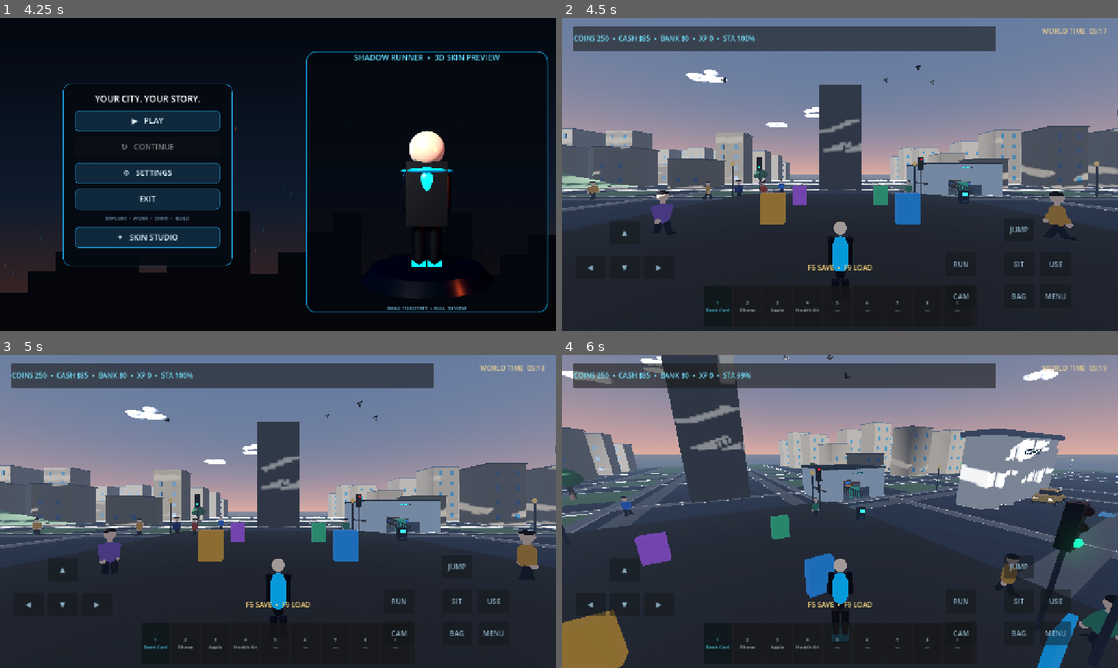
Above: before the commit, frames 1-4 (two rows, left to right).
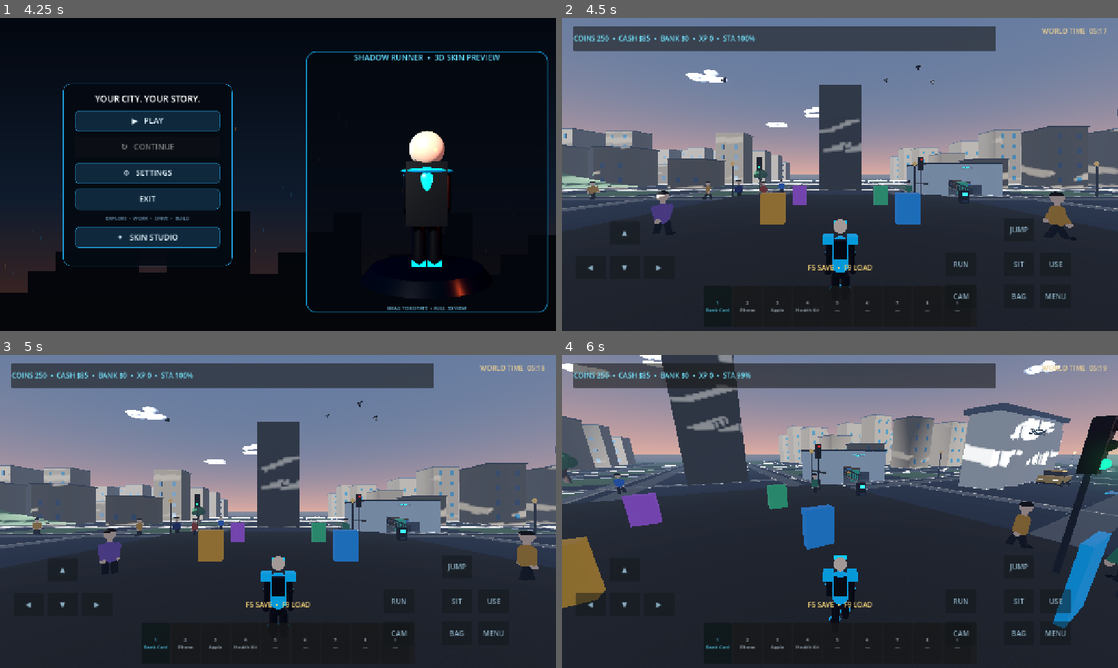
Above: after the commit, the same moments.

Repository: arezosaleh040-wq/Stickman
Game: Godot game, scene res://scenes/main.tscn
The game is run twice, just before and just after one commit, with the same random seed, the same clock (stepped at 60 frames per second) and the same inputs.
Inputs (mouse positions are in pixels of both pictures, inside the frame that each line leads up to):
- Up to frame 1 (4.25 s): click "▲" at 0.5 s; click "✦ SKIN STUDIO" at 1.25 s; click "◀" at 2 s; click "▶" at 2.75 s; click "BACK TO MAIN MENU" at 3.5 s
- Up to frame 2 (4.5 s): click "▶ PLAY" at 4.25 s
- Up to frame 3 (5 s): no input
- Up to frame 4 (6 s): tap Enter at 5 s; move the mouse to (867, 511) at 5.02 s; hold Ctrl (crouch) 5.03-5.78 s; hold W (move_forward) from 5.03 s (still down); click (867, 511) at 5.17 s; tap Space (jump) at 5.27, 5.57 s; tap Shift (sprint) at 5.3, 5.85 s; move the mouse to (812, 511) at 5.77 s

Frame 1 is identical in both runs. In frame 2, 0.6% of the frame differs, in the area x 0-100%, y 16-87%; in frame 3, 0.6%; in frame 4, 27%, in the area x 0-100%, y 0-100%.
Error before the commit: Invalid call. Nonexistent 'float' constructor. (res://scripts/player.gd:309)
Error after the commit: Invalid call. Nonexistent 'float' constructor. (res://scripts/player.gd:371)

Commit message:
Improve articulated character locomotion and jumping

Diff:
--- a/scripts/player.gd
+++ b/scripts/player.gd
@@ -33,7 +33,11 @@
 var settings_config := ConfigFile.new()
 var stamina := 100.0
 var visual_root: Node3D
-var limbs: Array[Node3D] = []
+var arm_pivots: Array[Node3D] = []
+var arm_elbows: Array[Node3D] = []
+var leg_pivots: Array[Node3D] = []
+var leg_knees: Array[Node3D] = []
+var leg_feet: Array[Node3D] = []
 var walk_phase := 0.0
 var body_torso: Node3D
 var body_hip: Node3D
@@ -50,6 +54,8 @@
 var message_label: Label
 var message_timer := 0.0
 var parkour_cooldown := 0.0
+var jump_buffer_timer := 0.0
+var coyote_timer := 0.0
 var is_vaulting := false
 var footstep_clock := 0.0
 var inventory_panel: PanelContainer
@@ -102,33 +108,55 @@
 func _physics_process(delta: float) -> void:
 	parkour_cooldown = maxf(0.0, parkour_cooldown - delta)
 	was_on_floor = is_on_floor()
-	if not was_on_floor:
-		velocity.y -= gravity * delta
+	if was_on_floor:
+		coyote_timer = 0.14
+	else:
+		coyote_timer = maxf(0.0, coyote_timer - delta)
+		var gravity_multiplier := 1.0
+		if velocity.y > 0.0:
+			gravity_multiplier = 0.68 if Input.is_action_pressed("jump") else 1.32
+		else:
+			gravity_multiplier = 1.18
+		velocity.y -= gravity * gravity_multiplier * delta
+
+	if Input.is_action_just_pressed("jump"):
+		jump_buffer_timer = 0.19
+	else:
+		jump_buffer_timer = maxf(0.0, jump_buffer_timer - delta)
+
 	var input_vector := Input.get_vector("move_left", "move_right", "move_forward", "move_back", 0.16)
 	var direction := (global_transform.basis * Vector3(input_vector.x, 0.0, input_vector.y)).normalized()
 	var crouching := Input.is_action_pressed("crouch")
 	var wants_sprint := Input.is_action_pressed("sprint") and not crouching and stamina > 1.0 and input_vector.length() > 0.1
 	var target_speed := crouch_speed if crouching else (sprint_speed if wants_sprint else walk_speed)
 	stamina = maxf(0.0, stamina - 22.0 * delta) if wants_sprint else minf(100.0, stamina + 13.0 * delta)
+
 	if direction.length() > 0.01:
 		velocity.x = move_toward(velocity.x, direction.x * target_speed, acceleration * delta)
 		velocity.z = move_toward(velocity.z, direction.z * target_speed, acceleration * delta)
 	else:
 		velocity.x = move_toward(velocity.x, 0.0, braking * delta)
 		velocity.z = move_toward(velocity.z, 0.0, braking * delta)
+
 	camera_pivot.position.y = 1.12 if crouching else 1.55
-	if Input.is_action_just_pressed("jump"):
-		if is_on_floor():
-			velocity.y = jump_velocity
-			AudioManager.play_jump()
-		else:
-			_try_parkour_jump(direction)
+
+	if jump_buffer_timer > 0.0 and coyote_timer > 0.0 and not crouching:
+		velocity.y = jump_velocity
+		jump_buffer_timer = 0.0
+		coyote_timer = 0.0
+		AudioManager.play_jump()
+	elif Input.is_action_just_pressed("jump") and not was_on_floor:
+		_try_parkour_jump(direction)
+
 	if direction.length() > 0.01 and is_on_floor() and velocity.y <= 0.0:
 		_assist_stair_step(direction)
+
 	move_and_slide()
 	if not was_on_floor and is_on_floor():
-		landing_bounce = 0.18
-	_animate_character(delta, input_vector.length() > 0.1)
+		landing_bounce = 0.22
+		coyote_timer = 0.14
+
+	_animate_character(delta, input_vector)
 	if is_on_floor() and input_vector.length() > 0.1:
 		footstep_clock += delta
 		var step_interval := 0.34 if wants_sprint else 0.52
@@ -137,6 +165,7 @@
 			footstep_clock = 0.0
 	else:
 		footstep_clock = 0.0
+
 	_sync_cape_equipment()
 	_update_interaction_prompt()
 	if message_timer > 0.0:
@@ -174,40 +203,73 @@
 	stamina = maxf(0.0, stamina - 12.0)
 	parkour_cooldown = 0.55
 
-func _animate_character(delta: float, moving: bool) -> void:
+func _animate_character(delta: float, input_vector: Vector2) -> void:
 	var horizontal_speed := Vector2(velocity.x, velocity.z).length()
+	var moving := input_vector.length() > 0.1 and horizontal_speed > 0.12
 	var sprinting := Input.is_action_pressed("sprint") and moving and stamina > 0.0
-	var target_blend := clampf(horizontal_speed / maxf(sprint_speed, 0.1), 0.0, 1.0)
-	locomotion_blend = move_toward(locomotion_blend, target_blend, delta * 5.5)
-	if moving:
-		walk_phase += delta * (15.0 if sprinting else 9.0) * lerpf(0.45, 1.0, locomotion_blend)
+	var run_weight := 1.0 if sprinting else 0.0
+	var target_blend := clampf(horizontal_speed / maxf(walk_speed, 0.1), 0.0, 1.0)
+	locomotion_blend = move_toward(locomotion_blend, target_blend if moving else 0.0, delta * (4.8 if moving else 7.5))
+
+	if locomotion_blend > 0.015:
+		var speed_factor := clampf(horizontal_speed / maxf(sprint_speed if sprinting else walk_speed, 0.1), 0.55, 1.12)
+		walk_phase += delta * (7.4 if not sprinting else 11.6) * speed_factor
 	else:
-		walk_phase = move_toward(walk_phase, 0.0, delta * 6.0)
+		walk_phase = move_toward(walk_phase, 0.0, delta * 5.5)
+
 	var airborne := not is_on_floor()
-	var run_amount := 1.0 if sprinting else 0.0
-	for i in range(limbs.size()):
-		var phase_offset := PI if i == 1 or i == 3 else 0.0
-		var stride := sin(walk_phase + phase_offset)
-		var amount := stride * lerpf(0.42, 0.78, run_amount) * locomotion_blend
-		if i < 2:
-			amount = -amount * 0.82
-			limbs[i].rotation.z = lerpf(limbs[i].rotation.z, (-0.12 if i == 0 else 0.12) * locomotion_blend, delta * 7.0)
-		else:
-			limbs[i].rotation.z = lerpf(limbs[i].rotation.z, 0.0, delta * 8.0)
+	var rising := airborne and velocity.y > 0.25
+	var falling := airborne and velocity.y <= 0.25
+	var stride_amount := lerpf(0.43, 0.72, run_weight) * locomotion_blend
+
+	for i in range(2):
+		var phase_offset := PI if i == 1 else 0.0
+		var leg_phase := walk_phase + phase_offset
+		var leg_swing := sin(leg_phase) * stride_amount
+		var knee_bend := maxf(0.0, -cos(leg_phase)) * lerpf(0.12, 0.62, run_weight) * locomotion_blend
+		var arm_phase := leg_phase + PI
+		var arm_swing := sin(arm_phase) * lerpf(0.28, 0.55, run_weight) * locomotion_blend
+		var elbow_bend := lerpf(0.12, 0.34, run_weight) * locomotion_blend + maxf(0.0, cos(arm_phase)) * 0.12
+
 		if airborne:
-			amount = -0.38 if i >= 2 else 0.32
-		limbs[i].rotation.x = lerpf(limbs[i].rotation.x, amount, delta * (10.0 if airborne else 13.0))
-	landing_bounce = move_toward(landing_bounce, 0.0, delta * 1.8)
+			leg_swing = -0.28 if rising else 0.18
+			knee_bend = 0.72 if rising else 0.28
+			arm_swing = 0.42 if rising else -0.18
+			elbow_bend = 0.48 if rising else 0.26
+
+		if i < leg_pivots.size():
+			leg_pivots[i].rotation.x = lerpf(leg_pivots[i].rotation.x, leg_swing, delta * (12.0 if airborne else 10.0))
+			leg_pivots[i].rotation.z = lerpf(leg_pivots[i].rotation.z, (-0.025 if i == 0 else 0.025) * locomotion_blend, delta * 9.0)
+		if i < leg_knees.size():
+			leg_knees[i].rotation.x = lerpf(leg_knees[i].rotation.x, knee_bend, delta * 11.0)
+		if i < leg_feet.size():
+			var foot_angle := -leg_swing * 0.42 - knee_bend * 0.30
+			leg_feet[i].rotation.x = lerpf(leg_feet[i].rotation.x, foot_angle, delta * 10.0)
+		if i < arm_pivots.size():
+			arm_pivots[i].rotation.x = lerpf(arm_pivots[i].rotation.x, arm_swing, delta * 10.0)
+			arm_pivots[i].rotation.z = lerpf(arm_pivots[i].rotation.z, (-0.055 if i == 0 else 0.055) + input_vector.x * 0.035, delta * 8.0)
+		if i < arm_elbows.size():
+			arm_elbows[i].rotation.x = lerpf(arm_elbows[i].rotation.x, elbow_bend, delta * 10.0)
+
+	landing_bounce = move_toward(landing_bounce, 0.0, delta * 2.5)
+	var idle_breath := sin(Time.get_ticks_msec() * 0.0017) * 0.009 * (1.0 - locomotion_blend)
 	if body_torso:
-		var lean := -0.10 * locomotion_blend if sprinting else -0.035 * locomotion_blend
-		body_torso.rotation.x = lerpf(body_torso.rotation.x, lean + (0.12 if airborne else 0.0), delta * 7.0)
-		body_torso.position.y = lerpf(body_torso.position.y, 1.12 + (sin(walk_phase * 2.0) * 0.035 * locomotion_blend if not airborne else -landing_bounce), delta * 10.0)
+		var forward_lean := -0.045 * locomotion_blend - 0.105 * run_weight
+		if airborne:
+			forward_lean += -0.12 if rising else 0.045
+		body_torso.rotation.x = lerpf(body_torso.rotation.x, forward_lean, delta * 7.0)
+		body_torso.rotation.z = lerpf(body_torso.rotation.z, -input_vector.x * 0.065 * locomotion_blend, delta * 7.0)
+		var gait_bob := absf(sin(walk_phase * 2.0)) * (0.018 + 0.025 * run_weight) * locomotion_blend
+		if airborne:
+			gait_bob = 0.0
+		body_torso.position.y = lerpf(body_torso.position.y, 1.12 + idle_breath + gait_bob - landing_bounce, delta * 12.0)
 	if body_hip:
-		body_hip.rotation.x = lerpf(body_hip.rotation.x, 0.08 if airborne else 0.0, delta * 8.0)
+		body_hip.rotation.x = lerpf(body_hip.rotation.x, (0.08 + 0.08 * run_weight) * locomotion_blend + (0.12 if airborne else 0.0), delta * 8.0)
+		body_hip.rotation.z = lerpf(body_hip.rotation.z, -input_vector.x * 0.035 * locomotion_blend, delta * 8.0)
 	if body_head:
-		body_head.rotation.x = lerpf(body_head.rotation.x, -0.025 * locomotion_blend, delta * 5.0)
+		var head_target := -0.025 * locomotion_blend - (body_torso.rotation.x * 0.30 if body_torso else 0.0)
+		body_head.rotation.x = lerpf(body_head.rotation.x, head_target, delta * 6.0)
 	_update_cape_motion(delta, horizontal_speed, sprinting, airborne)
-
 
 func _assist_stair_step(direction: Vector3) -> void:
 	var horizontal_motion := direction.normalized() * 0.25
@@ -316,18 +378,33 @@
 	visual_root = Node3D.new()
 	visual_root.name = "StickmanVisual"
 	add_child(visual_root)
+	arm_pivots.clear()
+	arm_elbows.clear()
+	leg_pivots.clear()
+	leg_knees.clear()
+	leg_feet.clear()
+
 	var dark := _material(Color(0.045, 0.055, 0.075), 0.38)
 	var accent := _material(Color(0.05, 0.72, 0.95), 0.3)
 	var skin := _material(Color(0.92, 0.78, 0.62), 0.55)
-	body_head = _add_sphere("Head", Vector3(0, 1.66, 0), Vector3(0.27, 0.27, 0.27), skin)
-	body_torso = _add_capsule("Torso", Vector3(0, 1.12, 0), 0.16, 0.72, accent)
-	body_hip = _add_capsule("Hip", Vector3(0, 0.72, 0), 0.17, 0.22, dark)
-	_add_limb("LeftArm", Vector3(-0.19, 1.39, 0), 0.075, 0.58, dark)
-	_add_limb("RightArm", Vector3(0.19, 1.39, 0), 0.075, 0.58, dark)
-	_add_limb("LeftLeg", Vector3(-0.1, 0.48, 0), 0.09, 0.7, dark)
-	_add_limb("RightLeg", Vector3(0.1, 0.48, 0), 0.09, 0.7, dark)
+	body_head = _add_sphere("Head", Vector3(0, 1.69, 0), Vector3(0.27, 0.29, 0.27), skin)
+	body_torso = _add_capsule("Torso", Vector3(0, 1.12, 0), 0.17, 0.74, accent)
+	body_hip = _add_capsule("Hip", Vector3(0, 0.75, 0), 0.17, 0.25, dark)
+
+	_add_limb("LeftArm", Vector3(-0.22, 1.45, 0), 0.068, 0.64, dark)
+	_add_limb("RightArm", Vector3(0.22, 1.45, 0), 0.068, 0.64, dark)
+	_add_limb("LeftLeg", Vector3(-0.105, 0.76, 0), 0.09, 0.78, dark)
+	_add_limb("RightLeg", Vector3(0.105, 0.76, 0), 0.09, 0.78, dark)
+
+	_add_box("Visor", Vector3(0, 1.72, -0.238), Vector3(0.27, 0.075, 0.045), accent)
+	_add_box("ChestCore", Vector3(0, 1.23, -0.17), Vector3(0.20, 0.19, 0.055), accent)
+	_add_box("LeftShoulderArmor", Vector3(-0.245, 1.43, -0.015), Vector3(0.22, 0.15, 0.25), accent)
+	_add_box("RightShoulderArmor", Vector3(0.245, 1.43, -0.015), Vector3(0.22, 0.15, 0.25), accent)
+	_add_box("WaistPlate", Vector3(0, 0.83, -0.15), Vector3(0.31, 0.13, 0.07), accent)
+	_add_box("BackUnit", Vector3(0, 1.28, 0.16), Vector3(0.27, 0.34, 0.18), dark)
 	_build_cape()
 	apply_selected_skin()
+
 
 func apply_selected_skin() -> void:
 	if visual_root == null:
@@ -336,19 +413,32 @@
 		[Color(0.035, 0.045, 0.065), Color(0.0, 0.78, 1.0), Color(0.92, 0.78, 0.62)],
 		[Color(0.12, 0.035, 0.025), Color(1.0, 0.24, 0.055), Color(0.78, 0.57, 0.42)],
 		[Color(0.045, 0.075, 0.045), Color(0.48, 0.95, 0.23), Color(0.84, 0.68, 0.52)],
-		[Color(0.035, 0.025, 0.075), Color(0.72, 0.25, 1.0), Color(0.72, 0.63, 0.57)]
+		[Color(0.035, 0.025, 0.075), Color(0.72, 0.25, 1.0), Color(0.72, 0.63, 0.57)],
+		[Color(0.055, 0.11, 0.18), Color(0.32, 0.86, 1.0), Color(0.83, 0.9, 0.96)],
+		[Color(0.16, 0.025, 0.045), Color(1.0, 0.12, 0.18), Color(0.9, 0.69, 0.55)],
+		[Color(0.16, 0.12, 0.045), Color(1.0, 0.72, 0.18), Color(0.92, 0.77, 0.58)],
+		[Color(0.085, 0.025, 0.12), Color(1.0, 0.14, 0.62), Color(0.89, 0.72, 0.68)],
+		[Color(0.02, 0.10, 0.11), Color(0.0, 0.88, 0.78), Color(0.72, 0.82, 0.75)],
+		[Color(0.08, 0.065, 0.04), Color(1.0, 0.52, 0.1), Color(0.72, 0.60, 0.48)]
 	]
 	var palette: Array = palettes[clampi(GameState.character_skin, 0, palettes.size() - 1)]
 	for node in visual_root.find_children("*", "MeshInstance3D", true, false):
 		var mesh_node := node as MeshInstance3D
 		if mesh_node.name == "AnimatedFabric" or mesh_node.name == "CapeCollar":
 			continue
+		var accent_part := mesh_node.name in ["Torso", "Visor", "ChestCore", "LeftShoulderArmor", "RightShoulderArmor", "WaistPlate"] or mesh_node.name.ends_with("Shoe") or mesh_node.name.ends_with("KneePad") or mesh_node.name.ends_with("ElbowArmor")
+		var material: StandardMaterial3D
 		if mesh_node.name == "Head":
-			mesh_node.material_override = _material(palette[2], 0.55)
-		elif mesh_node.name == "Torso" or mesh_node.name.ends_with("Shoe"):
-			mesh_node.material_override = _material(palette[1], 0.3)
+			material = _material(palette[2], 0.5)
+		elif accent_part:
+			material = _material(palette[1], 0.28)
+			if mesh_node.name in ["Visor", "ChestCore"]:
+				material.emission_enabled = true
+				material.emission = palette[1]
+				material.emission_energy_multiplier = 0.65
 		else:
-			mesh_node.material_override = _material(palette[0], 0.42)
+			material = _material(palette[0], 0.42)
+		mesh_node.material_override = material
 
 func _material(color: Color, rough: float) -> StandardMaterial3D:
 	var mat := StandardMaterial3D.new()
@@ -382,29 +472,101 @@
 	return node
 
 func _add_limb(label: String, pos: Vector3, radius: float, length: float, mat: Material) -> void:
+	var is_arm := label.ends_with("Arm")
+	var upper_length := length * (0.52 if is_arm else 0.50)
+	var lower_length := length - upper_length
 	var pivot := Node3D.new()
 	pivot.name = label + "Pivot"
 	pivot.position = pos
 	visual_root.add_child(pivot)
-	var limb_mesh := MeshInstance3D.new()
-	var cylinder := CylinderMesh.new()
-	cylinder.top_radius = radius
-	cylinder.bottom_radius = radius * 0.82
-	cylinder.height = length
-	limb_mesh.mesh = cylinder
-	limb_mesh.position.y = -length * 0.38
-	limb_mesh.material_override = mat
-	pivot.add_child(limb_mesh)
-	if label.ends_with("Leg"):
+
+	var upper := MeshInstance3D.new()
+	upper.name = label + "Upper"
+	var upper_shape := CapsuleMesh.new()
+	upper_shape.radius = radius
+	upper_shape.height = upper_length
+	upper.mesh = upper_shape
+	upper.position.y = -upper_length * 0.5
+	upper.material_override = mat
+	pivot.add_child(upper)
+
+	var joint := Node3D.new()
+	joint.name = label + ("Elbow" if is_arm else "Knee")
+	joint.position.y = -upper_length
+	pivot.add_child(joint)
+	var joint_mesh := MeshInstance3D.new()
+	joint_mesh.name = label + ("ElbowJoint" if is_arm else "KneeJoint")
+	var joint_shape := SphereMesh.new()
+	joint_shape.radius = radius * 1.12
+	joint_shape.height = radius * 2.24
+	joint_mesh.mesh = joint_shape
+	joint_mesh.material_override = mat
+	joint.add_child(joint_mesh)
+
+	var lower := MeshInstance3D.new()
+	lower.name = label + ("Forearm" if is_arm else "LowerLeg")
+	var lower_shape := CapsuleMesh.new()
+	lower_shape.radius = radius * 0.88
+	lower_shape.height = lower_length
+	lower.mesh = lower_shape
+	lower.position.y = -lower_length * 0.5
+	lower.material_override = mat
+	joint.add_child(lower)
+
+	if is_arm:
+		var elbow_armor := MeshInstance3D.new()
+		elbow_armor.name = label + "ElbowArmor"
+		var armor_shape := SphereMesh.new()
+		armor_shape.radius = radius * 1.35
+		armor_shape.height = radius * 1.6
+		elbow_armor.mesh = armor_shape
+		elbow_armor.position = Vector3(0, 0.0, -radius * 0.55)
+		elbow_armor.material_override = mat
+		joint.add_child(elbow_armor)
+		var hand := MeshInstance3D.new()
+		hand.name = label + "Glove"
+		var hand_shape := SphereMesh.new()
+		hand_shape.radius = radius * 1.12
+		hand_shape.height = radius * 2.1
+		hand.mesh = hand_shape
+		hand.position.y = -lower_length - 0.045
+		hand.material_override = mat
+		joint.add_child(hand)
+		arm_pivots.append(pivot)
+		arm_elbows.append(joint)
+	else:
+		var knee_pad := MeshInstance3D.new()
+		knee_pad.name = label + "KneePad"
+		var pad_shape := SphereMesh.new()
+		pad_shape.radius = radius * 1.4
+		pad_shape.height = radius * 1.45
+		knee_pad.mesh = pad_shape
+		knee_pad.position = Vector3(0, 0.0, -radius * 0.72)
+		knee_pad.material_override = mat
+		joint.add_child(knee_pad)
+		var foot := Node3D.new()
+		foot.name = label + "Ankle"
+		foot.position.y = -lower_length
+		joint.add_child(foot)
 		var shoe := MeshInstance3D.new()
 		shoe.name = label + "Shoe"
 		var shoe_mesh := BoxMesh.new()
-		shoe_mesh.size = Vector3(0.20, 0.13, 0.34)
+		shoe_mesh.size = Vector3(0.22, 0.13, 0.35)
 		shoe.mesh = shoe_mesh
-		shoe.position = Vector3(0, -length * 0.69, -0.075)
-		shoe.material_override = _material(Color(0.05, 0.72, 0.95), 0.38)
-		pivot.add_child(shoe)
-	limbs.append(pivot)
+		shoe.position = Vector3(0, -0.035, -0.105)
+		shoe.material_override = mat
+		foot.add_child(shoe)
+		var sole := MeshInstance3D.new()
+		sole.name = label + "Sole"
+		var sole_mesh := BoxMesh.new()
+		sole_mesh.size = Vector3(0.225, 0.035, 0.36)
+		sole.mesh = sole_mesh
+		sole.position = Vector3(0, -0.095, -0.105)
+		sole.material_override = _material(Color(0.018, 0.022, 0.03), 0.62)
+		foot.add_child(sole)
+		leg_pivots.append(pivot)
+		leg_knees.append(joint)
+		leg_feet.append(foot)
 
 func _add_box(label: String, pos: Vector3, size_value: Vector3, mat: Material) -> void:
 	var node := MeshInstance3D.new()
